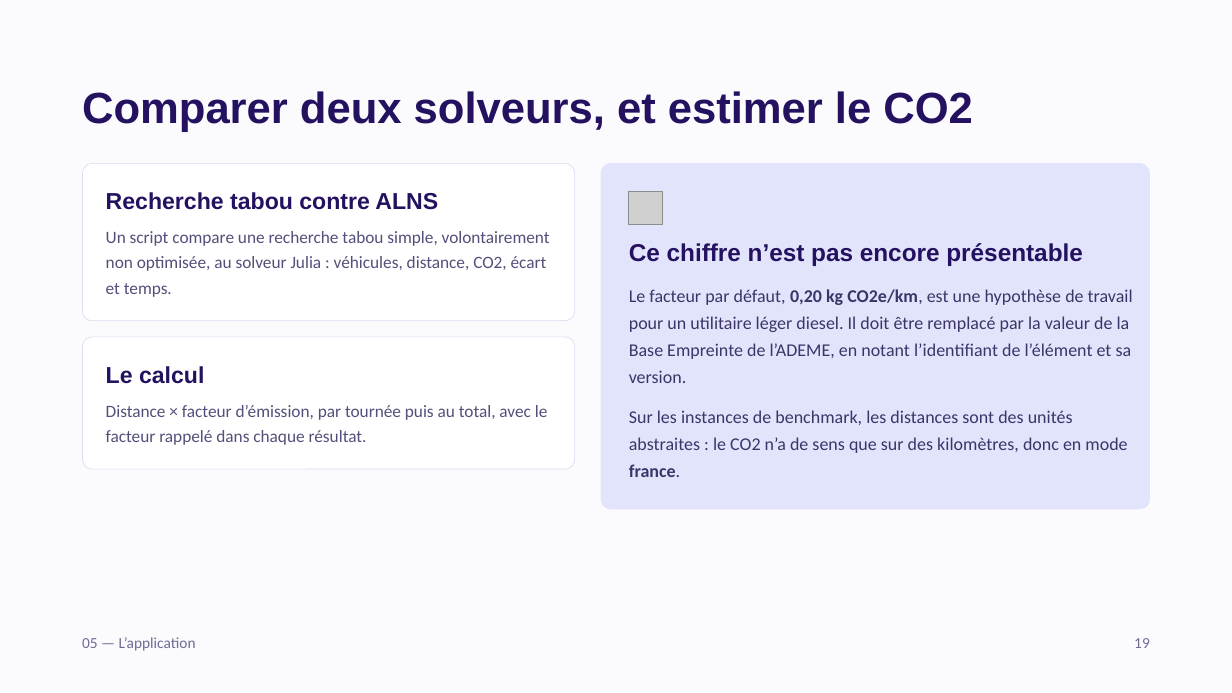
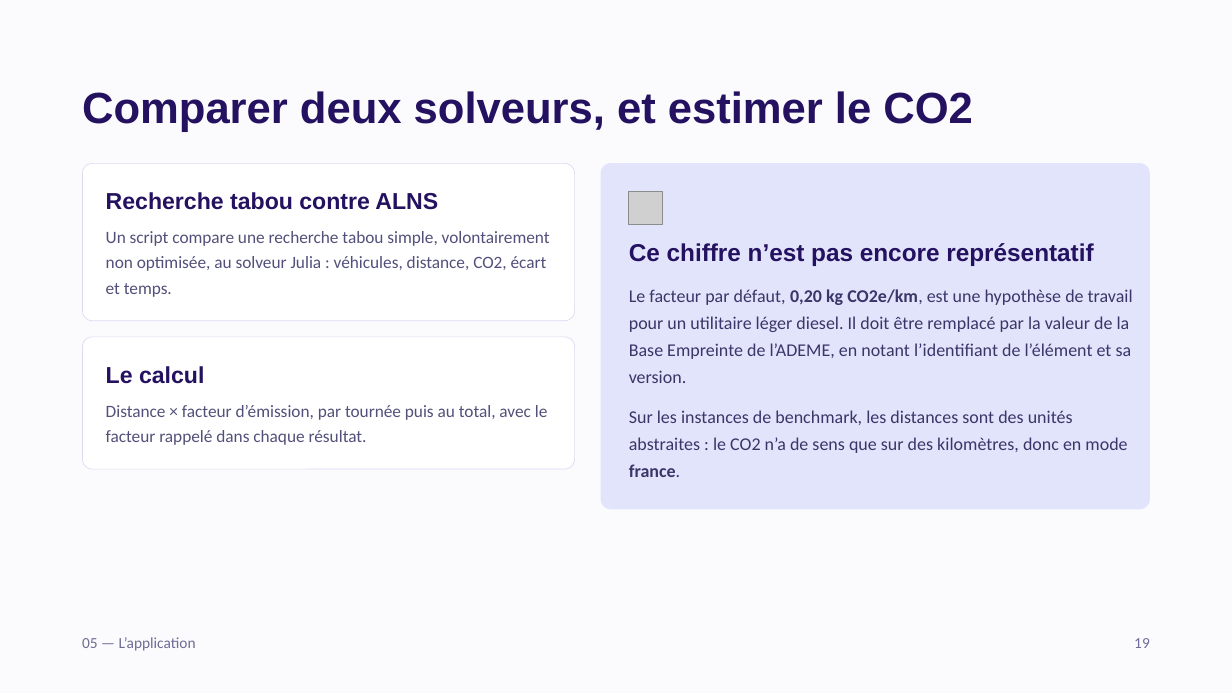
Before and after one commit to PerfectKars/tournees-livraison-cvrptw, a slide deck: slide 20 of livrables/Presentation_CVRPTW.pptx. Drawn at 1232x693 pixels with LibreOffice and Linux fonts; fonts in the diff are those of the drawing; grey boxes stand for pictures. Boxes give left, top, right and bottom in pixels: in the first picture for what was removed or moved away, otherwise in the second. Text is boxed around its words. In the diff, an @@ line names an element or a change of style, - is before the commit and + after.

```diff
--- a/livrables/Presentation_CVRPTW.pptx
+++ b/livrables/Presentation_CVRPTW.pptx
@@ text at bbox=[629, 243, 1093, 266]: text changed @@
-Ce chiffre n’est pas encore présentable
+Ce chiffre n’est pas encore représentatif
```
Also in this commit, not shown: 3 other slides changed, 1 other file.
